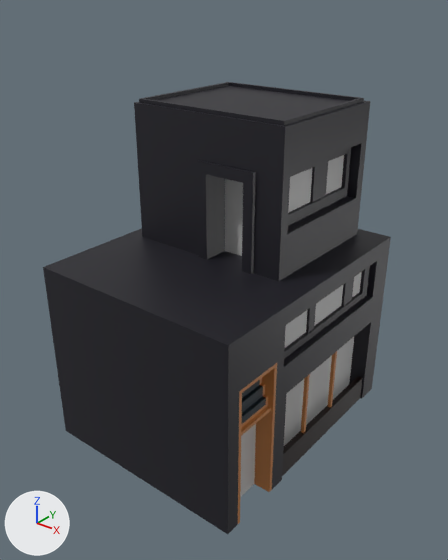
Before and after pictures for a commit that changed the FBX model Kakuto/Assets/Sprites/Background/City/_Single Export/Building_Mesh_004.fbx.
One viewpoint serves both versions: a camera (50 mm lens) standing at (0.1004, -0.1266, 0.1241) and looking at (0.0021, -0.0037, 0.0479). Arrows for +X, +Y and +Z are at lower left; the lights stay in place. Where no turn or scale is listed for an object, it has been applied to the vertices.

Names of what the first picture shows: 'Building_004'.
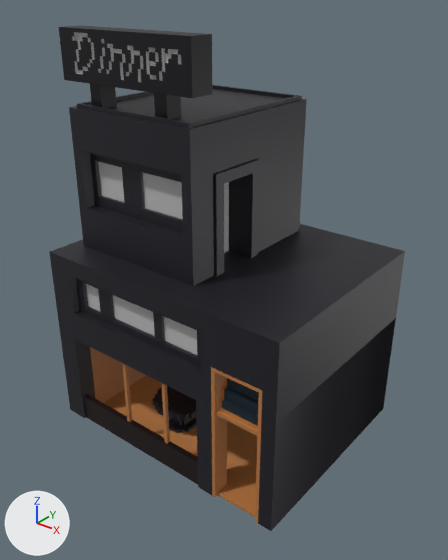
Boxes [x1, y1, x2, y2] around the edits, measured in the pictures (448 x 560 px; the box of a moved part takes in the faces that stretch with it):
'Building_004', reshaped (12% taller): before [43, 82, 391, 534]; after [49, 26, 405, 531]
part 1 of me_mesh, moved or reshaped: before [301, 374, 310, 433]; after [90, 84, 117, 108]
part 2 of me_mesh, moved or reshaped: before [328, 351, 337, 407]; after [154, 93, 181, 119]
part 3 of me_mesh, moved or reshaped: before [241, 378, 271, 436]; after [216, 377, 259, 436]
part 4 of me_mesh, moved or reshaped: before [134, 82, 370, 281]; after [69, 85, 307, 286]
part 5 of me_mesh, added: after [162, 383, 170, 444]
part 6 of me_mesh, added: after [122, 363, 132, 422]
part 7 of me_mesh, rebuilt: before [43, 228, 391, 534]; after [49, 224, 405, 531]
part 8 of me_mesh, deleted (black): before [282, 376, 363, 476]
part 9 of me_mesh, deleted: before [341, 277, 354, 306]
part 10 of me_mesh, deleted: before [306, 304, 316, 333]
part 11 of me_mesh, deleted: before [310, 162, 328, 203]
part 12 of me_mesh, added: after [59, 26, 257, 518]

The edits, one by one:
me_mesh is used by ob_building_004; location (0.0, 0.0, 0.0).
me_mesh had 194 vertices, 142 faces and spanned x -0.0315..0.0315, y -0.039..0.039, z 0.0..0.0949.
me_mesh now has 892 vertices, 876 faces and spans x -0.0393..0.0393, y -0.0315..0.0315, z 0.0..0.113.
me_mesh part 1: the loose piece of 8 vertices spanning x 0.0295..0.0305, y -0.003..-0.002, z 0.0075..0.0292 is scaled about its middle by (4, 5, 0.312), then moved by (-0.0583, -0.0135, 0.0786).
me_mesh part 2: the loose piece of 8 vertices spanning x 0.0295..0.0305, y 0.012..0.013, z 0.0075..0.0292 is scaled about its middle by (4, 5, 0.312), then moved by (-0.0353, -0.0285, 0.0786).
me_mesh part 3: the loose piece of 38 vertices spanning x 0.0269..0.0309, y -0.0344..-0.0206, z 0.0269..0.04 is multiplied about its middle by the matrix ((0.0, -1.0, 0.0), (-1.0, 0.0, 0.0), (0.0, 0.0, 1.0)), then moved by (-0.0011, -0.0014, 0.0).
me_mesh part 4: the loose piece of 57 vertices spanning x -0.0265..0.0225, y -0.008..0.035, z 0.0543..0.0949 is multiplied about its middle by the matrix ((0.0, -1.0, 0.0), (-1.0, 0.0, 0.0), (0.0, 0.0, 1.0)), then moved by (-0.0112, -0.0115, 0.0).
me_mesh part 5: the loose piece of 8 vertices spanning x 0.0295..0.0305, y -0.003..-0.002, z 0.0075..0.0292 is copied, and the copy is moved by (-0.0272, -0.0275, 0.0); it spans x 0.0023..0.0033, y -0.0305..-0.0295, z 0.0075..0.0292.
me_mesh part 6: the loose piece of 8 vertices spanning x 0.0295..0.0305, y -0.003..-0.002, z 0.0075..0.0292 is copied, and the copy is moved by (-0.0422, -0.0275, 0.0); it spans x -0.0127..-0.0117, y -0.0305..-0.0295, z 0.0075..0.0292.
me_mesh part 7: the loose piece of 51 vertices spanning x -0.0315..0.0315, y -0.039..0.039, z 0.0..0.0549 is rebuilt with 49 vertices and now spans x -0.0387..0.0393, y -0.0315..0.0315, z 0.0..0.0549.
me_mesh part 8: the loose piece of 8 vertices spanning x 0.0292..0.0309, y -0.0153..0.0324, z 0.0..0.0079 is deleted.
me_mesh part 9: the loose piece of 8 vertices spanning x 0.0282..0.0292, y 0.017..0.022, z 0.0396..0.0482 is deleted.
me_mesh part 10: the loose piece of 8 vertices spanning x 0.0282..0.0292, y -0.002..0.001, z 0.0396..0.0482 is deleted.
me_mesh part 11: the loose piece of 8 vertices spanning x 0.0182..0.0192, y 0.013..0.02, z 0.0695..0.0802 is deleted.
me_mesh part 12: 716 vertices added at x -0.0393..0.0349, y -0.0309..0.0235, z 0.0..0.113.
